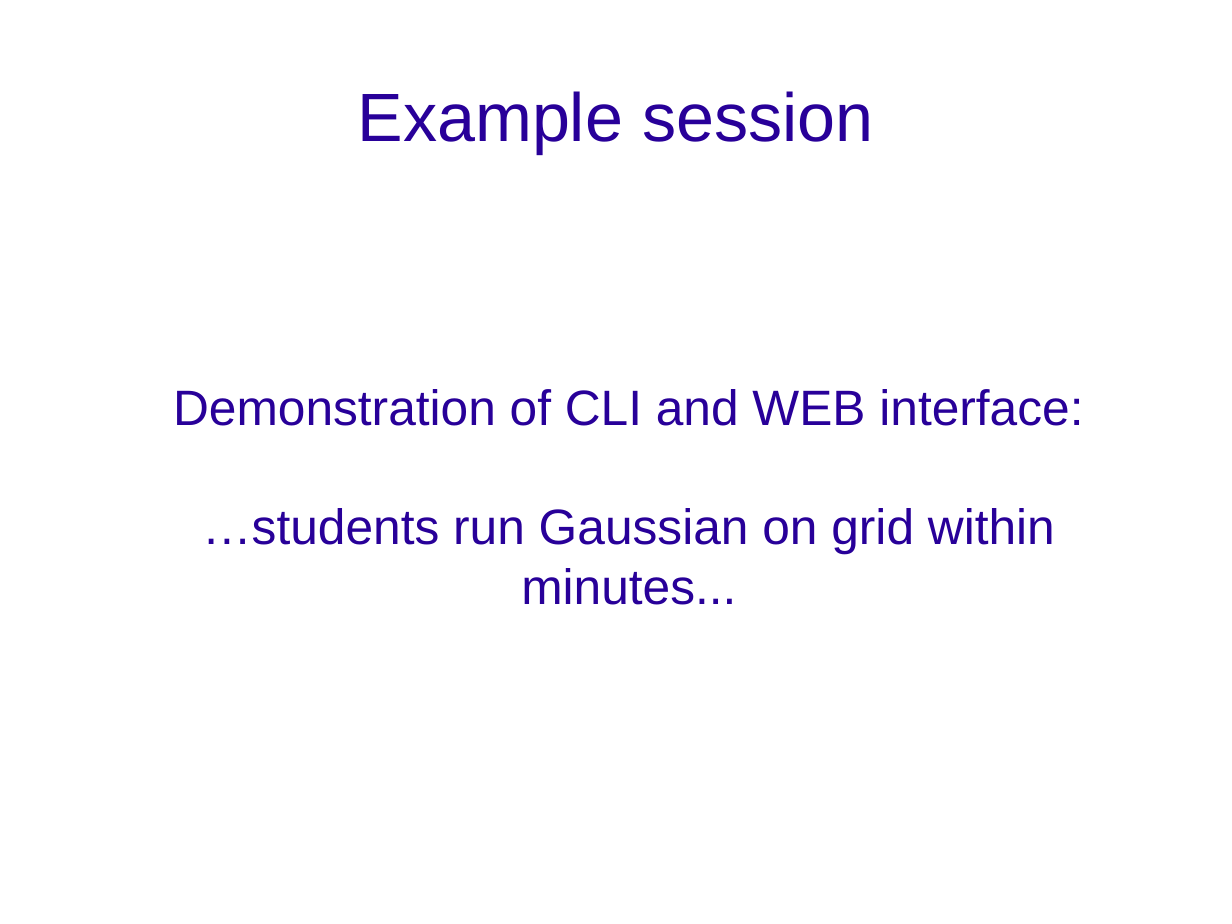
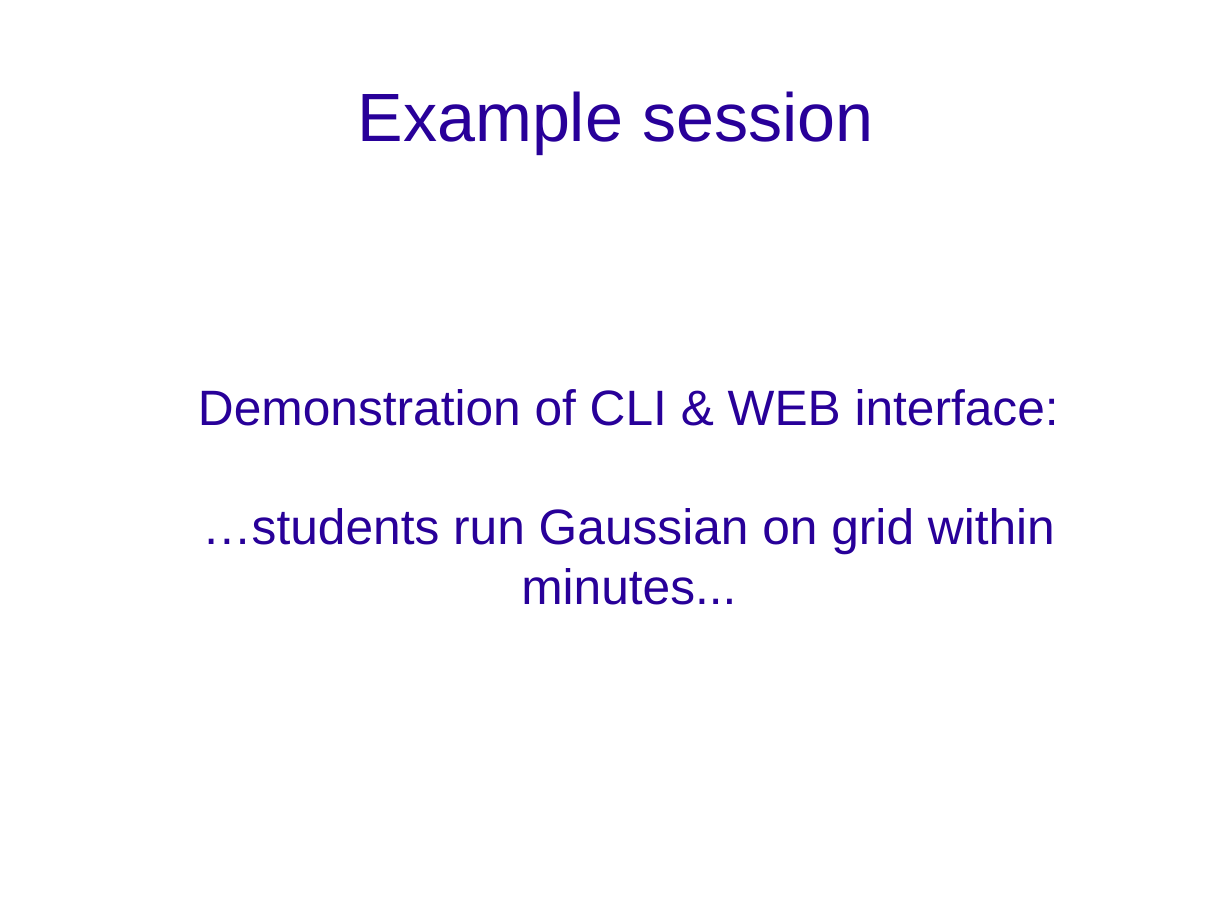
Before and after one commit to wvengen/LGI, a slide deck: slide 10 of docs/LGI_presentation_2010.odp. Drawn at 1232x924 pixels with LibreOffice and Linux fonts; fonts in the diff are those of the drawing; background and template pictures are left out. Boxes give left, top, right and bottom in pixels: in the first picture for what was removed or moved away, otherwise in the second. Text is boxed around its words. In the diff, an @@ line names an element or a change of style, - is before the commit and + after.

```diff
--- a/docs/LGI_presentation_2010.odp
+++ b/docs/LGI_presentation_2010.odp
@@ subtitle at (198, 389, 1059, 426): text changed @@
-Demonstration of CLI and WEB interface:
+Demonstration of CLI & WEB interface:
```
Also in this commit, not shown: 6 other slides changed, 3 other files.
